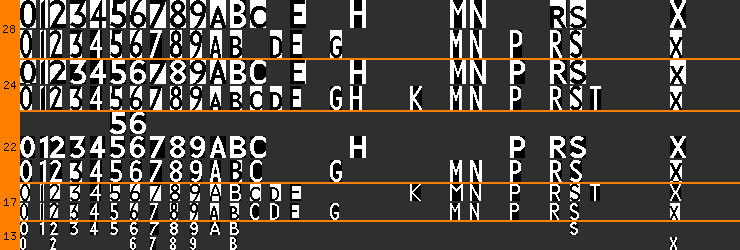
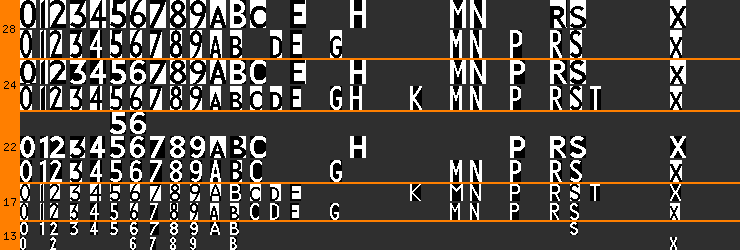
Layers edited between the first and the second 740×250 image:
painted on "small" (1st of 2, in "New Johnston") over (210, 0, 686, 182)
painted on "normal" over (70, 25, 246, 201)
